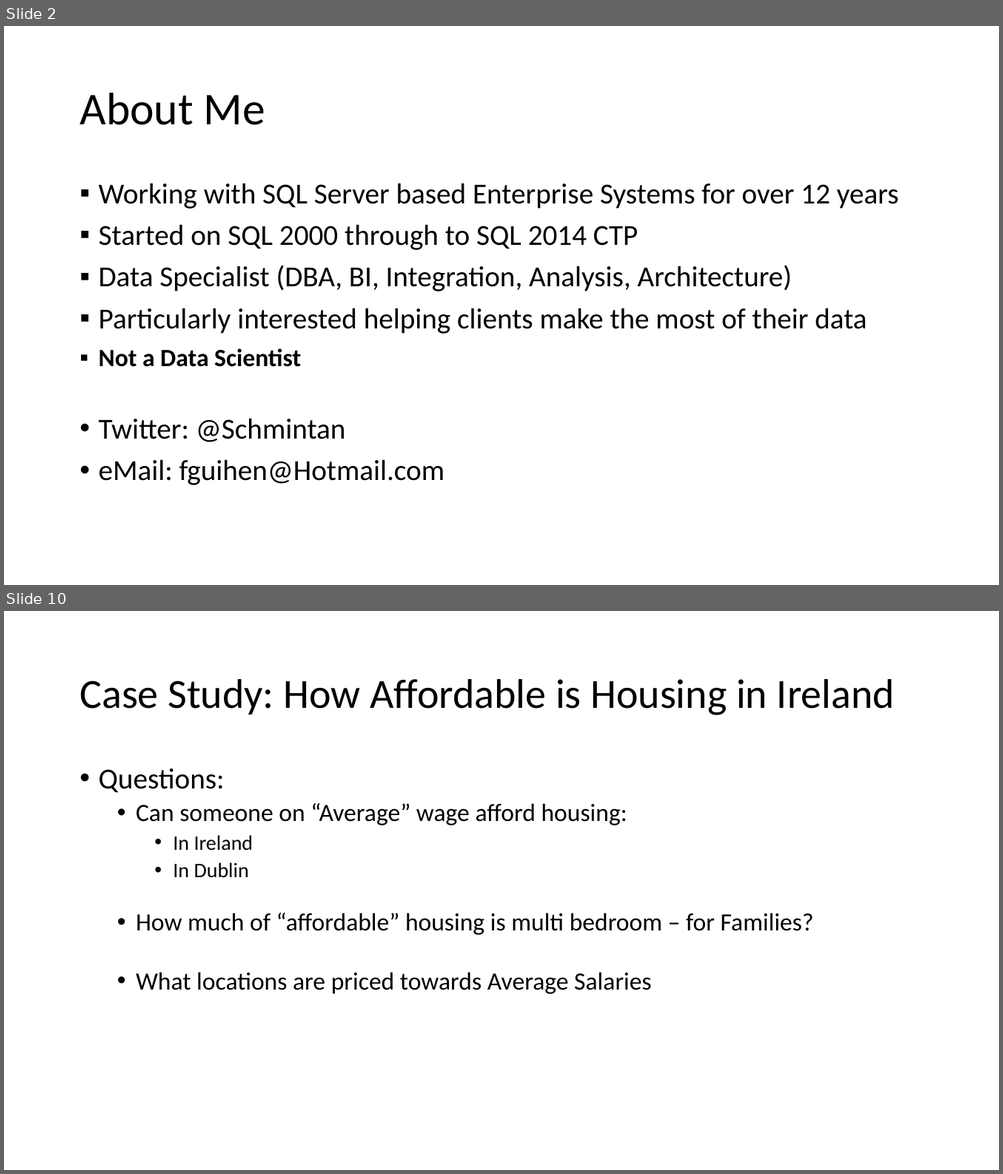
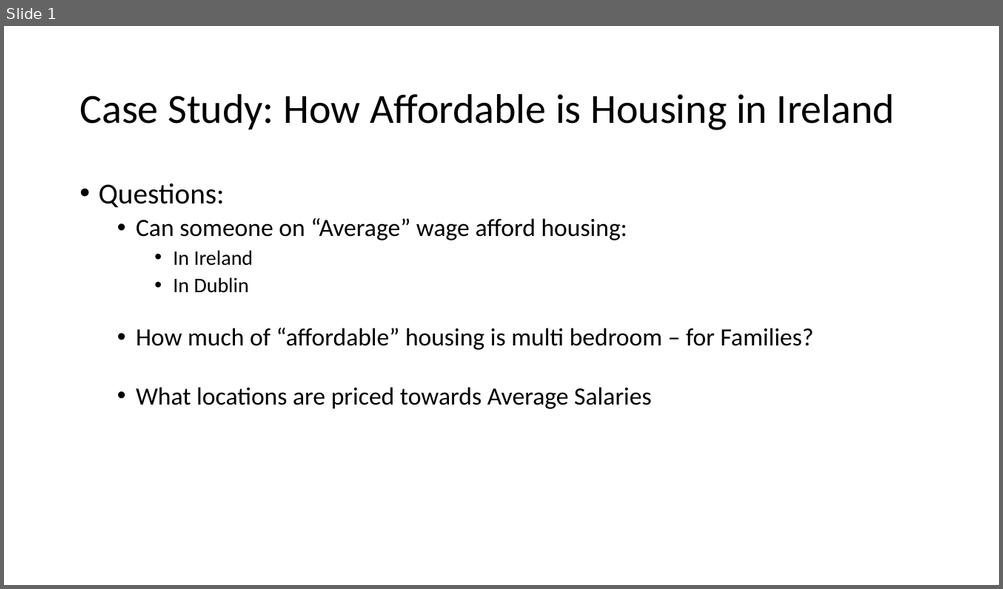
Before and after one commit to FintanGuihen/HousePriceScraper, a slide deck: Getting Started with Data Science.pptx. Shown one above the other, each under a label of ours: slides 2 and 10 before the commit, slide 1 after it; the slides between them are not shown. The pictures are 1003x1174 and 1003x589 pixels, drawn with LibreOffice and Linux fonts; fonts in the diff are those of the drawing. Boxes give left, top, right and bottom in pixels: in the first picture for what was removed or moved away, otherwise in the second. Text is boxed around its words. In the diff, an @@ line names an element or a change of style, - is before the commit and + after.

```diff
--- a/Getting Started with Data Science.pptx
+++ b/Getting Started with Data Science.pptx
@@ slide 2 removed at bbox=[4, 26, 999, 585], background #FFFFFF @@
@@ title removed at bbox=[79, 93, 265, 125] @@
-About Me
@@ text removed at bbox=[99, 183, 899, 486] @@
-▪ Working with SQL Server based Enterprise Systems for over 12 years
-▪ Started on SQL 2000 through to SQL 2014 CTP
-▪ Data Specialist (DBA, BI, Integration, Analysis, Architecture)
-▪ Particularly interested helping clients make the most of their data
-▪ Not a Data Scientist
-• Twitter: @Schmintan
-• eMail: fguihen@Hotmail.com
@@ what was slide 10 is now slide 1 @@
```
Also in this commit, not shown: 13 other slides removed.
